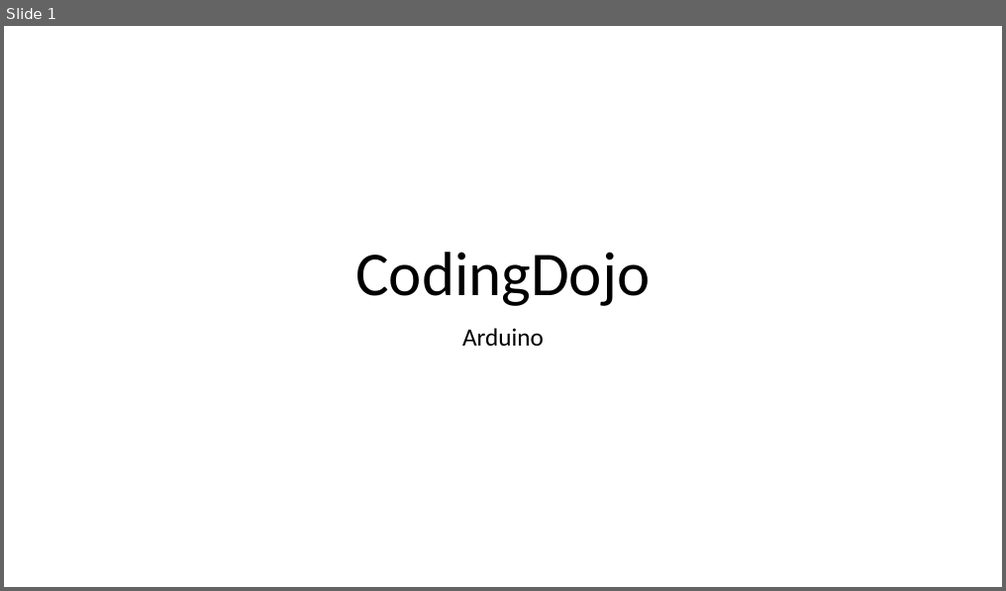
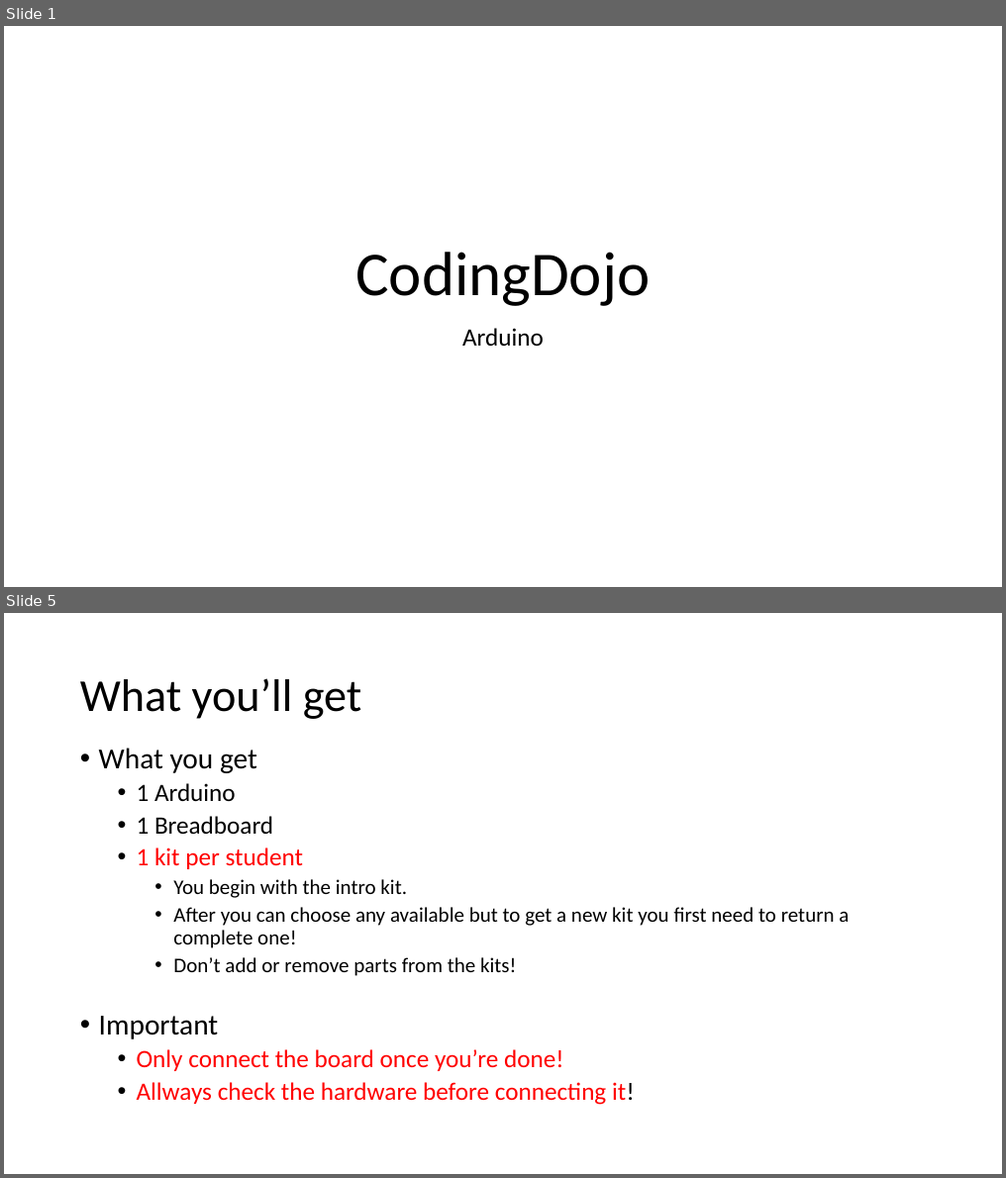
Before and after one commit to geobarteam/codingdojo, a slide deck: Arduino/CodingDojo.odp. Shown one above the other, each under a label of ours: slide 1 before the commit, slides 1 and 5 after it; the slides between them are not shown. The pictures are 1006x591 and 1006x1178 pixels, drawn with LibreOffice and Linux fonts; fonts in the diff are those of the drawing. Boxes give left, top, right and bottom in pixels: in the first picture for what was removed or moved away, otherwise in the second. Text is boxed around its words. In the diff, an @@ line names an element or a change of style, - is before the commit and + after.

Commit message:
add intro to ppt

```diff
--- a/Arduino/CodingDojo.odp
+++ b/Arduino/CodingDojo.odp
@@ slide 5 added at box(4, 613, 1002, 1174), background #FFFFFF @@
@@ title added at box(80, 678, 362, 719), 44 pt, text #000000 @@
+What you’ll get
@@ text added at box(99, 748, 848, 1105), 20 pt, text #000000 @@
+• What you get
+  • 1 Arduino
+  • 1 Breadboard
+  • 1 kit per student
+    • You begin with the intro kit.
+    • After you can choose any available but to get a new kit you first need to return a complete one!
+    • Don’t add or remove parts from the kits!
+• Important
+  • Only connect the board once you’re done!
+  • Allways check the hardware before connecting it!
```
Also in this commit, not shown: 5 slides changed, 4 other slides added, 1 slide removed, 1 other file.
